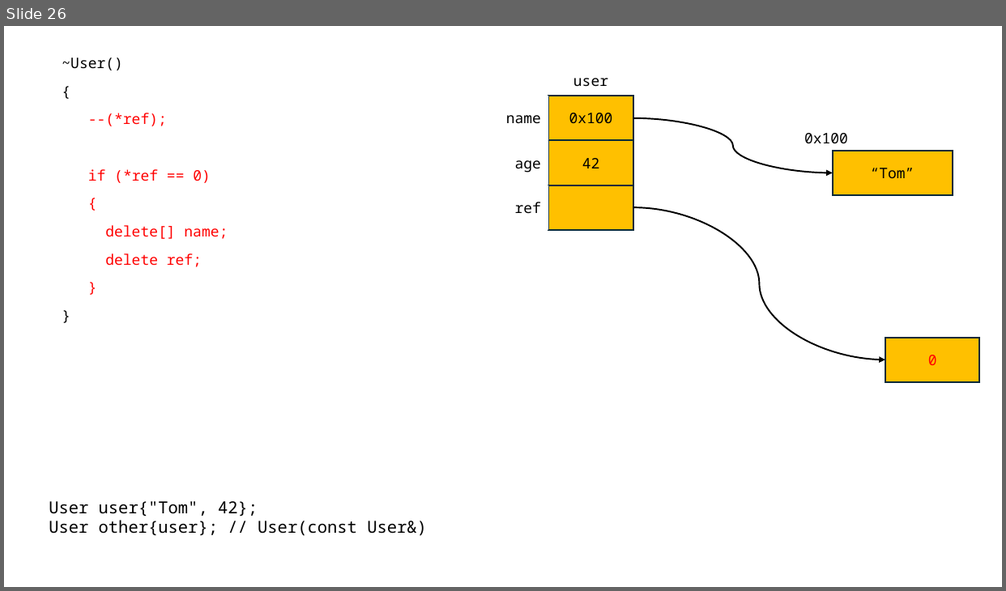
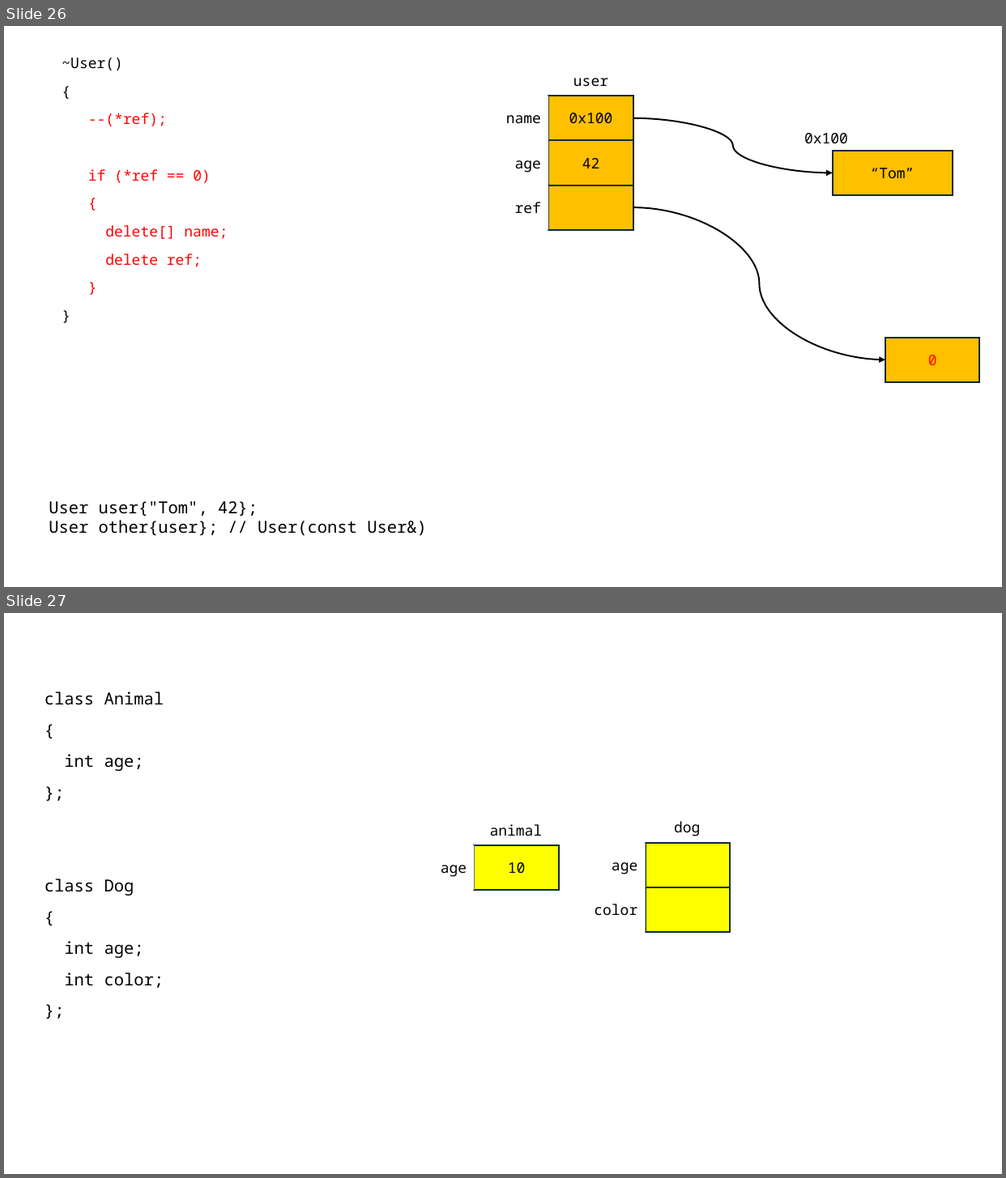
Before and after one commit to yoondev-classroom/cpp_250820, a slide deck: cpp_250820.pptx. Shown one above the other, each under a label of ours: slide 26 before the commit, slides 26 and 27 after it. The pictures are 1006x591 and 1006x1178 pixels, drawn with LibreOffice and Linux fonts; fonts in the diff are those of the drawing. Boxes give left, top, right and bottom in pixels: in the first picture for what was removed or moved away, otherwise in the second. Text is boxed around its words. In the diff, an @@ line names an element or a change of style, - is before the commit and + after.

```diff
--- a/cpp_250820.pptx
+++ b/cpp_250820.pptx
@@ slide 27 added at <box>4,613,1002,1174</box>, background #FFFFFF @@
@@ text added at <box>44,692,164,988</box>, 16 pt, text #000000 @@
+class Animal
+{
+int age;
+};
+class Dog
+{
+int age;
+int color;
+};
@@ text added at <box>490,824,543,836</box>, 14 pt, text #000000 @@
+animal
@@ text added at <box>674,821,700,837</box>, 14 pt, text #000000 @@
+dog
@@ rectangle added at <box>474,845,559,891</box>, fill #FFFF00, outline #092A39 1.5 pt, 14 pt, text #000000 @@
+10
@@ rectangle added at <box>646,843,731,888</box>, fill #FFFF00, outline #092A39 1.5 pt @@
@@ text added at <box>441,865,467,877</box>, 14 pt, text #000000 @@
+age
@@ text added at <box>612,862,637,875</box>, 14 pt, text #000000 @@
+age
@@ text added at <box>594,904,637,916</box>, 14 pt, text #000000 @@
+color
@@ rectangle added at <box>646,888,731,933</box>, fill #FFFF00, outline #092A39 1.5 pt @@
```
Also in this commit, not shown: 1 other slide added, 2 other files.
